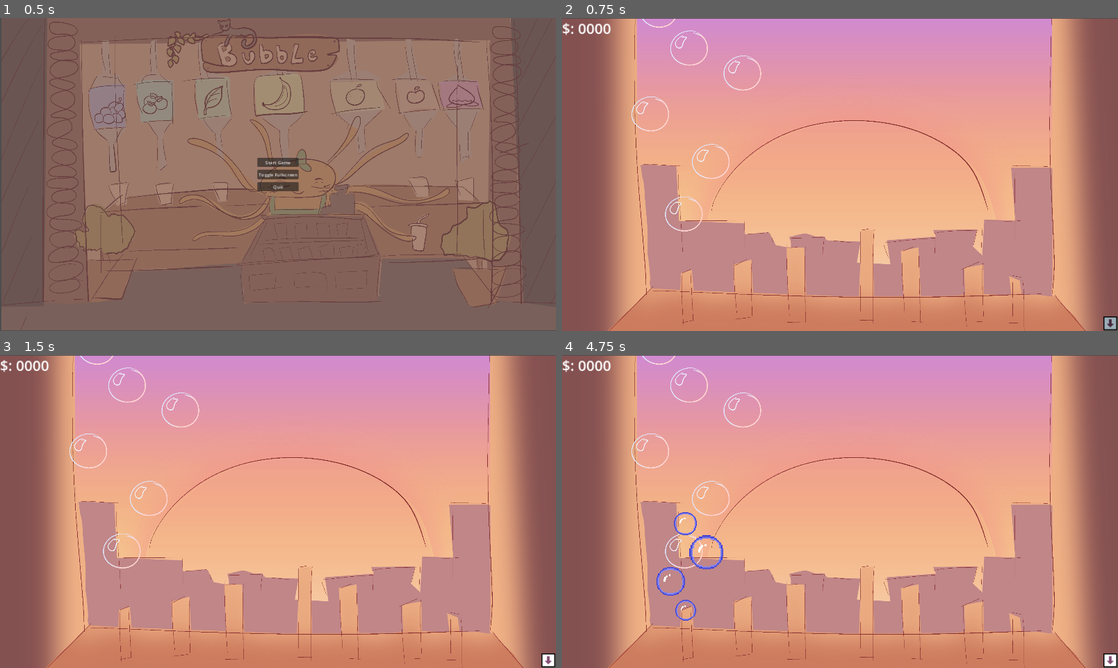
Above: before the commit, frames 1-4 (two rows, left to right).
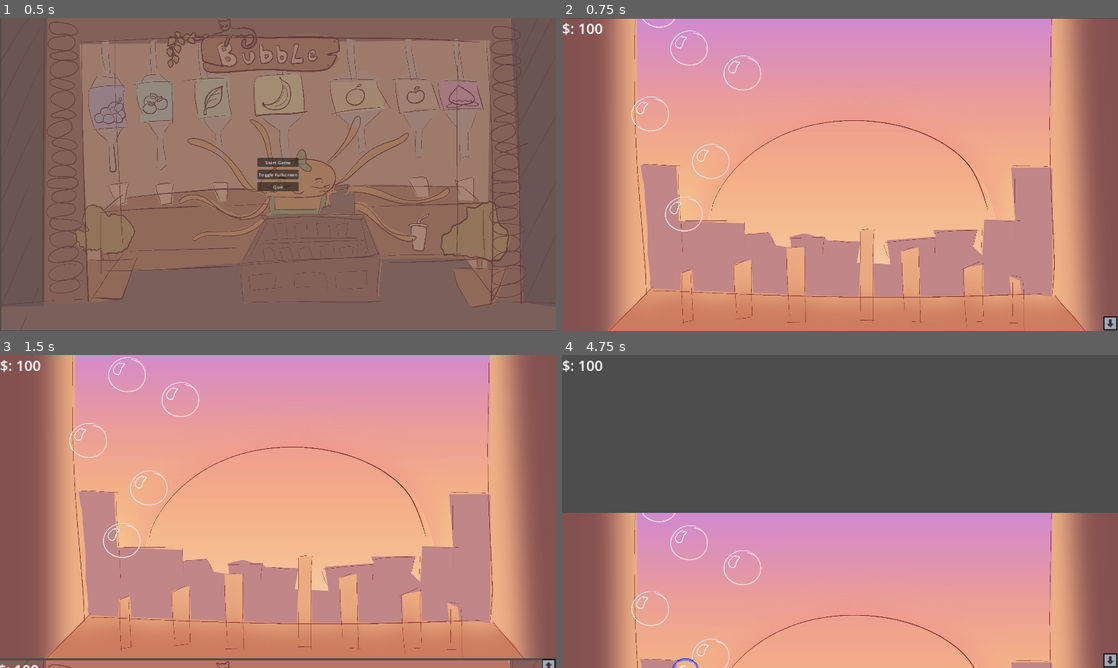
Above: after the commit, the same moments.

Repository: Spedinja/GGJ25
Game: Godot game, scene res://scenes/main_menu.tscn
The game is run twice, just before and just after one commit, with the same random seed, the same clock (stepped at 60 frames per second) and the same inputs.
Inputs (mouse positions are in pixels of both pictures, inside the frame that each line leads up to):
- Up to frame 1 (0.5 s): no input
- Up to frame 2 (0.75 s): click "Start Game" at 0.5 s
- Up to frame 3 (1.5 s): click (550, 661) at 1.25 s
- Up to frame 4 (4.75 s): click (667, 627) at 2.02 s; click (1112, 661) at 2.77 s; click (1112, 520) at 3.52 s; click (1112, 661) at 4.27 s

Frame 1 is identical in both runs. In frame 2, less than 0.1% of the frame differs, in the area x 3-9%, y 1-6%; in frame 3, 8.7%; in frame 4, 86%, in the area x 0-100%, y 0-100%.
Error before the commit: Attempt to call function 'hide' in base 'null instance' on a null instance. (res://scripts/camera_movement.gd:7)
Error after the commit: Invalid operands 'int' and 'Nil' in operator '<='. (res://scripts/shopUpgrades.gd:18)

Commit message:
changed bubbles and spawner -> so event change the values in bubbles via modifier

Diff:
--- a/scenes/player_area.tscn
+++ b/scenes/player_area.tscn
@@ -7,6 +7,7 @@
 [ext_resource type="Texture2D" uid="uid://bob58ibtrfvo" path="res://sprites/tmp_btn_pressed.png" id="5_0jclp"]
 [ext_resource type="Texture2D" uid="uid://fvuy8fywb6rw" path="res://sprites/tmp_btn_normal.png" id="5_x6kud"]
 [ext_resource type="Texture2D" uid="uid://c4crdoexrkg6w" path="res://sprites/tmp_btn_hover.png" id="6_m3mqp"]
+[ext_resource type="Script" path="res://scripts/shopUpgrades.gd" id="8_i5d77"]
 [ext_resource type="Texture2D" uid="uid://8pdukleqo72x" path="res://sprites/MachineIcons/Icon_Machine_ 1a.png" id="8_ts1rx"]
 [ext_resource type="Texture2D" uid="uid://csopy0743rb2s" path="res://sprites/MachineIcons/Icon_Machine_ 2a.png" id="9_l13h3"]
 [ext_resource type="Texture2D" uid="uid://nc6ev7fsfhw6" path="res://sprites/MachineIcons/Icon_Machine_ 3a.png" id="10_gb3aa"]
@@ -115,6 +116,7 @@
 offset_top = 1090.0
 offset_right = 1923.0
 offset_bottom = 2166.0
+script = ExtResource("8_i5d77")
 
 [node name="CurrentMoney_LS" type="Label" parent="ShopArea/ShopArea_UI"]
 custom_minimum_size = Vector2(200, 0)
@@ -151,7 +153,7 @@
 theme_override_constants/separation = 680
 metadata/_edit_use_anchors_ = true
 
-[node name="btnUpgrade1" type="TextureButton" parent="ShopArea/ShopArea_UI/ShopContainer"]
+[node name="btnUpgrade1" type="TextureButton" parent="ShopArea/ShopArea_UI/ShopContainer" groups=["bubbles"]]
 layout_mode = 2
 texture_normal = ExtResource("11_btw05")
 texture_disabled = ExtResource("8_ts1rx")
@@ -159,31 +161,37 @@
 
 [node name="btnUpgrade2" type="TextureButton" parent="ShopArea/ShopArea_UI/ShopContainer"]
 layout_mode = 2
+disabled = true
 texture_normal = ExtResource("13_mpu0g")
 texture_disabled = ExtResource("9_l13h3")
 
 [node name="btnUpgrade3" type="TextureButton" parent="ShopArea/ShopArea_UI/ShopContainer"]
 layout_mode = 2
+disabled = true
 texture_normal = ExtResource("15_3ls3x")
 texture_disabled = ExtResource("10_gb3aa")
 
 [node name="btnUpgrade4" type="TextureButton" parent="ShopArea/ShopArea_UI/ShopContainer"]
 layout_mode = 2
+disabled = true
 texture_normal = ExtResource("17_ksanp")
 texture_disabled = ExtResource("11_gu1w1")
 
 [node name="btnUpgrade5" type="TextureButton" parent="ShopArea/ShopArea_UI/ShopContainer"]
 layout_mode = 2
+disabled = true
 texture_normal = ExtResource("19_3rg8w")
 texture_disabled = ExtResource("12_d7ijb")
 
 [node name="btnUpgrade6" type="TextureButton" parent="ShopArea/ShopArea_UI/ShopContainer"]
 layout_mode = 2
+disabled = true
 texture_normal = ExtResource("21_1lw61")
 texture_disabled = ExtResource("13_ce2n2")
 
 [node name="btnUpgrade7" type="TextureButton" parent="ShopArea/ShopArea_UI/ShopContainer"]
 layout_mode = 2
+disabled = true
 texture_normal = ExtResource("23_gaul0")
 texture_disabled = ExtResource("14_25fue")
 
@@ -193,3 +201,4 @@
 
 [connection signal="pressed" from="BubbleArea/BubbleArea_HUD/btnGoDown" to="Camera2D" method="_on_to_shop_pressed"]
 [connection signal="pressed" from="ShopArea/ShopArea_UI/btnGoUp" to="Camera2D" method="_on_to_bubbles_pressed"]
+[connection signal="pressed" from="ShopArea/ShopArea_UI/ShopContainer/btnUpgrade1" to="ShopArea/ShopArea_UI" method="_on_btn_upgrade_1_pressed"]
--- a/scripts/bubble.gd
+++ b/scripts/bubble.gd
@@ -1,13 +1,13 @@
 extends Area2D
 
-@export var frequency : float = 5
-@export var amplitude : float = 150
-@export var upwards_speed : float = 100
+var frequency : float = 5
+var amplitude : float = 150
+var upwards_speed : float = 100
 var direction = 1 # Determines the horizontal direction (1 for right, -1 for left)
 
 var time = 0
 
-var bubbleScale: float
+var bubbleScale: float = 1
 var delete_timer = 0
 
 #Signal
@@ -16,6 +16,8 @@
 var bubbleValue
 
 func _ready() -> void:
+	bubbleScale= randf_range(1,4)
+	setBubbleScale(bubbleScale)
 	direction = randf_range(-1,1)
 
 func _physics_process(delta):
@@ -42,8 +44,14 @@
 	scale.x = bubbleScale
 	scale.y = bubbleScale
 
-func setBubbleValue(givenValue) -> void:
-	self.bubbleValue = givenValue
+#func setBubbleValue(givenValue) -> void:
+#	self.bubbleValue = givenValue
 
 func getBubbleValue() -> int:
 	return self.bubbleValue
+
+func adjustBubbleValues(multiplier) -> void:
+	frequency = 5 + multiplier
+	amplitude = 150 + (multiplier * 4)
+	upwards_speed = 100 + (multiplier * 10)
+	bubbleValue = bubbleScale * multiplier
--- a/scripts/bubble_area.gd
+++ b/scripts/bubble_area.gd
@@ -1,13 +1,17 @@
 extends Node2D
 
-@onready var score = 0
+@onready var score = 100
 #@onready var bubble_scene = preload("res://scenes/bubble.tscn")
 #@onready var timer
 var accum_time = 0
+signal cash_changed(value)
 
 # Called when the node enters the scene tree for the first time.
 func _ready():
-	$SpawnArea/BubbleSpawn/BubbleSpawn_1.unlockSpawner()
+	$SpawnArea/BubbleSpawn/BubbleSpawn_1.levelUp(1)
+	$BubbleArea_HUD/CurrentMoney_US.text = str("$: ", score)
+	$"../ShopArea/ShopArea_UI/CurrentMoney_LS".text = str("$: ", score)
+
 
 func _process(delta):
 	#accum_time += delta
@@ -31,10 +35,16 @@
 	#	print("error no bubble")
 	pass
 
-func _add_score(points):
-	score += points
+func change_score(points):
+	if points > 0:
+		score += points
+	else:
+		score-= points
 	$BubbleArea_HUD/CurrentMoney_US.text = str("$: ", score)
 	$"../ShopArea/ShopArea_UI/CurrentMoney_LS".text = str("$: ", score)
 
 func on_bubble_popped(arg1):
-	_add_score(arg1)
+	on_money_changed(arg1)
+
+func on_money_changed(arg1):
+	change_score(arg1)
--- a/scripts/bubble_spawner.gd
+++ b/scripts/bubble_spawner.gd
@@ -6,8 +6,14 @@
 #vars
 var bubble_scene = preload("res://scenes/bubble.tscn")
 var accum_time = 0
-var bubbleScale
+
+#var bubbleScale
 @export var bubbleValue: float
+
+#Stats
+var currentLvl
+var currModifier
+var arrStats: Array[float] = [1, 2, 4]
 
 # Called when the node enters the scene tree for the first time.
 func _ready() -> void:
@@ -25,15 +31,32 @@
 func spawn_bubble():
 	var bubble_instance = bubble_scene.instantiate()
 	if bubble_instance != null:
-		bubble_instance.add_to_group("bubbles")
-		bubbleScale = randf_range(1,4)
-		bubble_instance.setBubbleScale(bubbleScale)
-		bubble_instance.setBubbleValue(bubbleValue*bubbleScale)
+		#bubble_instance.add_to_group("bubbles") not needed
+		#bubbleScale = randf_range(1,4)
+		#bubble_instance.setBubbleScale(bubbleScale)
+		#bubble_instance.setBubbleValue(bubbleValue*bubbleScale)
+		bubble_instance.adjustBubbleValues(currModifier)
 		bubble_instance.position = position
 		bubble_instance.bubble_popped.connect($"../../..".on_bubble_popped.bind(bubble_instance.getBubbleValue()))
 		$"../../Bubbles".add_child(bubble_instance)
 	else:
 		print("error no bubble")
 
-func unlockSpawner() -> void:
+func _unlockSpawner() -> void:
 	spawner_unlocked = true
+
+
+func levelUp(currentLvl) -> void:
+	if currentLvl == 1:
+			_unlockSpawner()
+	_increaseStats(currentLvl)
+
+func _increaseStats(currentLvl)-> void:
+	#get next element from array, adjust on instantiate
+	currentLvl = currentLvl+1
+	currModifier = 1
+	pass
+
+func getNextStats() -> void:
+	var nextLvl = currentLvl+1
+	pass #todo
--- a/scripts/camera_movement.gd
+++ b/scripts/camera_movement.gd
@@ -1,7 +1,7 @@
 extends Camera2D
 
-@onready var shop_button = $"../UI/ToShop"  # Reference to the Button node
-@onready var to_bubbles_button = $"../UI/ToBubbles"
+@onready var shop_button = $"../BubbleArea/BubbleArea_HUD/btnGoDown"#$"../UI/ToShop"  # Reference to the Button node
+@onready var to_bubbles_button = $"../ShopArea/ShopArea_UI/btnGoUp"#$"../UI/ToBubbles"
 
 func _on_to_shop_pressed():
 	shop_button.hide()
--- a/scripts/shopUpgrades.gd
+++ b/scripts/shopUpgrades.gd
@@ -1,9 +1,7 @@
 extends Node
 
-var upgradeLvl
-var bubbleScale
-var bubbleValue
-var bubbleSpeed
+var currentLvl = 0
+var maxLvl
 
 
 # Called when the node enters the scene tree for the first time.
@@ -14,3 +12,9 @@
 # Called every frame. 'delta' is the elapsed time since the previous frame.
 func _process(delta: float) -> void:
 	pass
+
+
+func _on_btn_upgrade_1_pressed() -> void:
+	if currentLvl <= maxLvl:
+		currentLvl += currentLvl
+	$"../../BubbleArea/SpawnArea/BubbleSpawn/BubbleSpawn_1".levelUp(currentLvl)
Not shown: 1 places in scenes/player_area.tscn that only renumber resources
